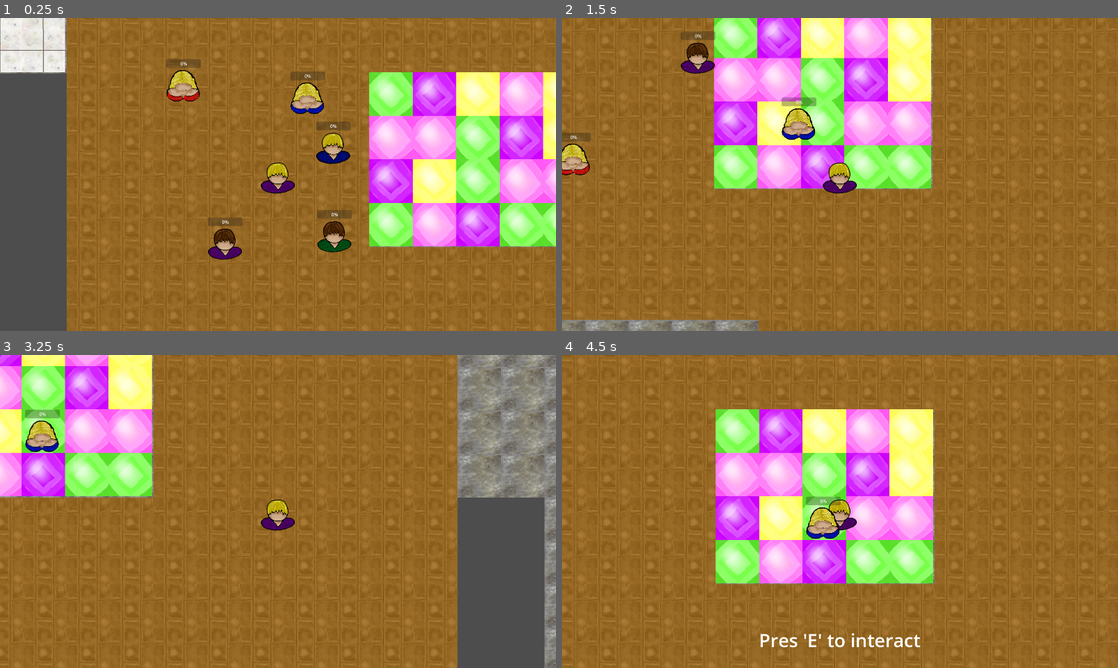
Above: before the commit, frames 1-4 (two rows, left to right).
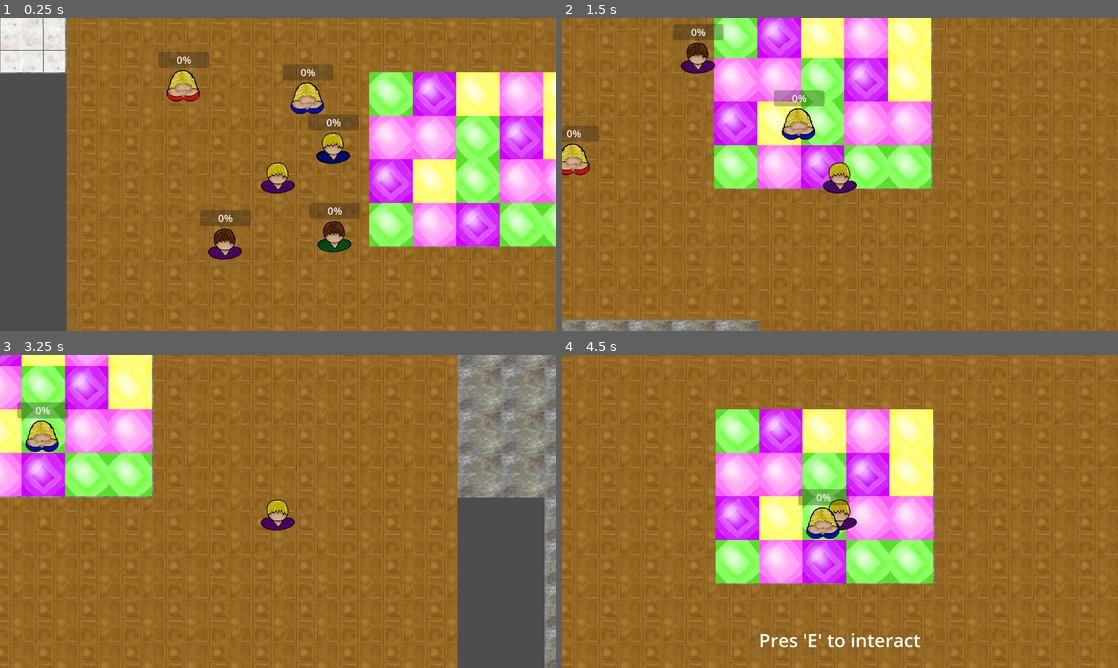
Above: after the commit, the same moments.

Repository: mntjams/game-jam-25-2
Game: Godot game, scene res://scenes/game.tscn
Two runs of this game, one before a commit and one after it. Both use one fixed random seed, a clock stepped at 60 frames per second and the inputs below. The engine's default icon, where the game draws it, is replaced by a stand-in: a white triangle on a blue panel in a dark square. Sound files missing from this copy of the repository are replaced by a short silence.
Inputs:
- Up to frame 1 (0.25 s): no input
- Up to frame 2 (1.5 s): hold D (right) 0.53-1.28 s; hold E (interact) 0.53-1.28 s; hold S (down) from 1.28 s (still down); tap Space (slots) at 1.35 s
- Up to frame 3 (3.25 s): release S (down) at 2.03 s; hold D (right) 2.03-2.78 s; tap Q at 2.1 s; hold W (up) from 2.78 s (still down); tap E (interact) at 2.85 s
- Up to frame 4 (4.5 s): release W (up) at 3.53 s; hold A (left) from 3.53 s (still down); tap Space (slots) at 3.6 s; tap Q at 4.35 s

The runs differ from the first frame. In frame 1, 1.6% of the frame differs, in the area x 28-65%, y 10-67%; in frame 2, 0.9%; in frame 3, 0.3%; in frame 4, 0.3%.

Commit message:
Improve progress bar size and visibility

Diff:
--- a/scenes/woman.tscn
+++ b/scenes/woman.tscn
@@ -4,9 +4,6 @@
 [ext_resource type="Texture2D" uid="uid://q0m4oopue1g5" path="res://assets/img/vykricnik.png" id="2_311h6"]
 [ext_resource type="Texture2D" uid="uid://w4w6bpl26l4a" path="res://assets/img/npc/woman/woman_blonde_blue.png" id="2_lbwyf"]
 [ext_resource type="Texture2D" uid="uid://dbekb4ijq5qy4" path="res://assets/img/heart2.png" id="3_kset0"]
-
-[sub_resource type="StyleBoxFlat" id="StyleBoxFlat_lbwyf"]
-bg_color = Color(0.3764706, 0.69803923, 0, 0.6901961)
 
 [sub_resource type="Gradient" id="Gradient_311h6"]
 offsets = PackedFloat32Array(0, 0.29891303, 0.9945652)
@@ -31,18 +28,14 @@
 [sub_resource type="CircleShape2D" id="CircleShape2D_kset0"]
 radius = 130.0
 
+[sub_resource type="StyleBoxFlat" id="StyleBoxFlat_lbwyf"]
+bg_color = Color(0.3764706, 0.69803923, 0, 0.6901961)
+
 [node name="Woman" type="CharacterBody2D" groups=["NPCs"]]
 script = ExtResource("1_lbwyf")
 
 [node name="Sprite2D" type="Sprite2D" parent="."]
 texture = ExtResource("2_lbwyf")
-
-[node name="ProgressBar" type="ProgressBar" parent="Sprite2D"]
-offset_left = -60.0
-offset_top = -80.0
-offset_right = 60.0
-offset_bottom = -50.0
-theme_override_styles/fill = SubResource("StyleBoxFlat_lbwyf")
 
 [node name="SpottedParticles" type="CPUParticles2D" parent="Sprite2D"]
 position = Vector2(-3, -28)
@@ -106,6 +99,15 @@
 visible = false
 shape = SubResource("CircleShape2D_kset0")
 
+[node name="ProgressBar" type="ProgressBar" parent="."]
+offset_left = -87.0
+offset_top = -105.00001
+offset_right = 33.0
+offset_bottom = -75.00001
+scale = Vector2(1.46, 1.46)
+theme_override_font_sizes/font_size = 24
+theme_override_styles/fill = SubResource("StyleBoxFlat_lbwyf")
+
 [connection signal="body_entered" from="SpottingArea" to="." method="_on_spotting_area_body_entered"]
 [connection signal="body_entered" from="InteractArea" to="." method="_on_area_2d_body_entered"]
 [connection signal="body_exited" from="InteractArea" to="." method="_on_area_2d_body_exited"]
--- a/scripts/woman.gd
+++ b/scripts/woman.gd
@@ -18,7 +18,7 @@
 signal approached_by_player(woman : InteractableWoman, is_working : bool)
 signal player_left(woman : InteractableWoman)
 
-@onready var progress_bar : ProgressBar = $Sprite2D/ProgressBar
+@onready var progress_bar : ProgressBar = $ProgressBar
 @onready var spotting_area : Area2D = $SpottingArea
 
 const INTEREST_LIMIT : float = 100.0
